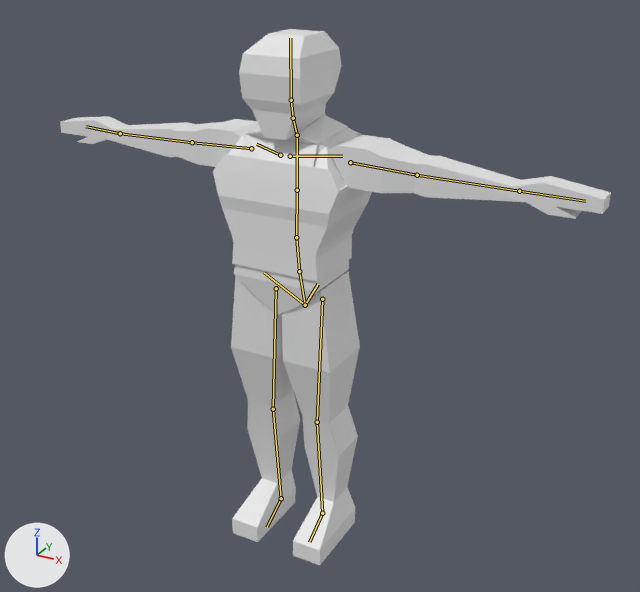
One commit to the Blender file blender files/player_man.blend: the scene before it, then after it.
Camera for both pictures: a 50 mm camera at (2.31, -3.93, 3.58) aimed at (0.33, -0.35, 1.78). The axes (+X, +Y, +Z) are drawn at lower left. The lights are the same throughout. The bones that bend it are drawn over the model as lines.
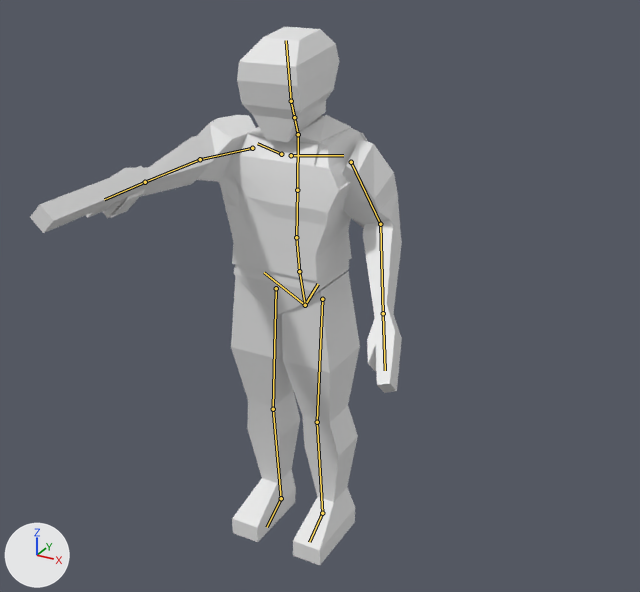
The newer file adds an action. The first version stands in its rest pose; the second is drawn at frame 0 of the action 'metarigAction.002'.

What differs and where, as boxes (x1, y1, x2, y2) in the pictures (640 x 592 px):
'Cube', posed (43% narrower)
    before: (60, 115, 611, 565)
    after: (86, 115, 402, 565)
'Cube.001', posed
    before: (239, 29, 342, 140)
    after: (237, 27, 339, 142)
'Cube.002', now drawn
    after: (30, 166, 153, 233)
bone 'spine.005', root to tip
    before: (293, 118) to (291, 100)
    after: (294, 117) to (291, 101)
bone 'upper_arm.L', root to tip
    before: (350, 162) to (417, 175)
    after: (351, 162) to (380, 224)
bone 'forearm.L', root to tip
    before: (417, 175) to (519, 191)
    after: (380, 224) to (383, 313)
bone 'upper_arm.R', root to tip
    before: (251, 148) to (192, 142)
    after: (252, 148) to (200, 159)
bone 'forearm.R', root to tip
    before: (192, 142) to (120, 133)
    after: (200, 159) to (145, 182)

The edits, one by one:
Bone 'spine.002' (bone_spine_002) turns from (0, 0, 0) to (-1, 0, 0) degrees about its own x, y and z.
Bone 'spine.005' (bone_spine_005) turns from (0, 0, 0) to (9, 0, 0) degrees about its own x, y and z.
Bone 'upper_arm.L' (bone_upper_arm_l) turns from (0, 0, 0) to (-11, 8, -71) degrees about its own x, y and z.
Bone 'forearm.L' (bone_forearm_l) turns from (0, 0, 0) to (63, -16, -16) degrees about its own x, y and z.
Bone 'upper_arm.R' (bone_upper_arm_r) turns from (0, 0, 0) to (91, 17, 69) degrees about its own x, y and z.
Bone 'forearm.R' (bone_forearm_r) turns from (0, 0, 0) to (7, -30, 15) degrees about its own x, y and z.
